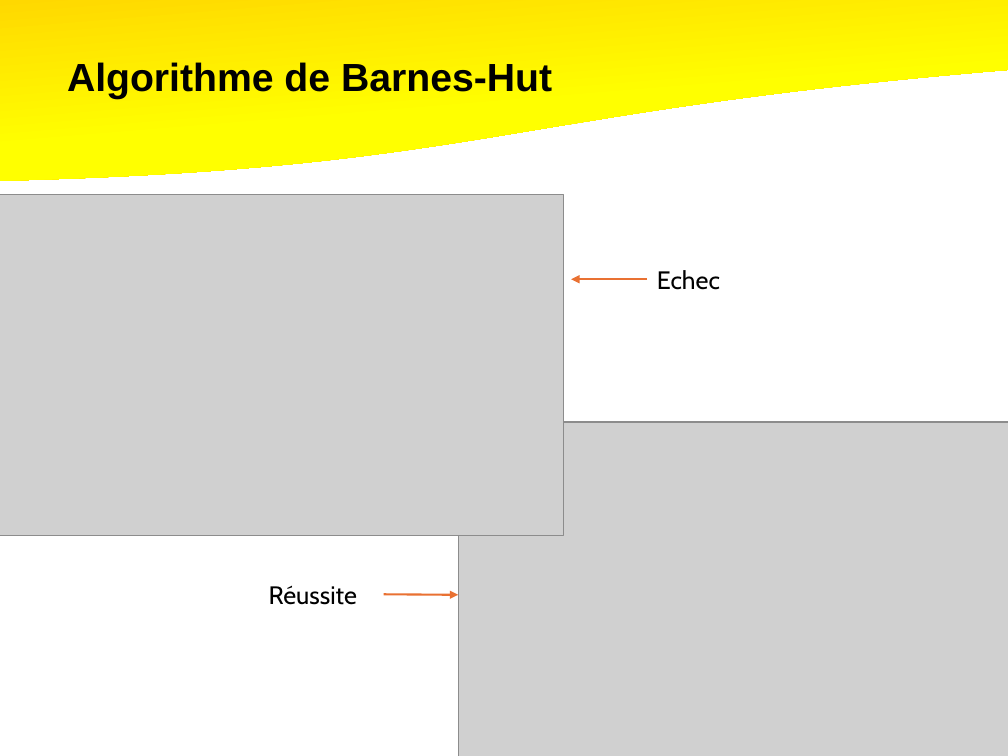
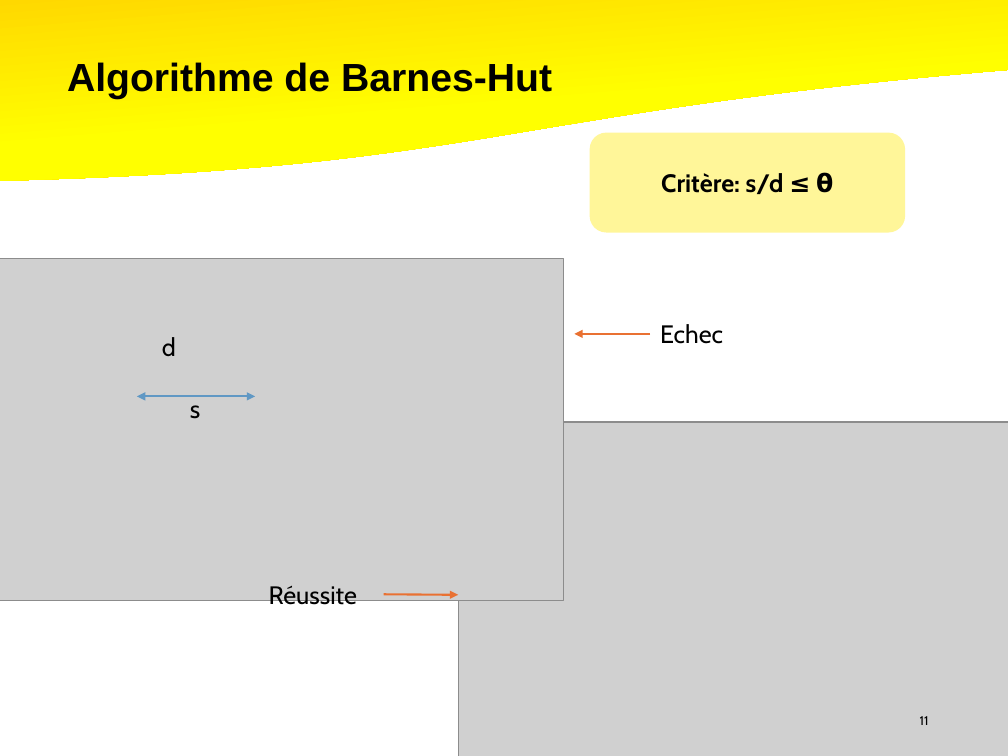
Before and after one commit to rfaucon2/TIPI_Spe, a slide deck: slide 11 of Diapo/TIPE-Spe.pptx. Drawn at 1008x756 pixels with LibreOffice and Linux fonts; fonts in the diff are those of the drawing; grey boxes stand for pictures. Boxes give left, top, right and bottom in pixels: in the first picture for what was removed or moved away, otherwise in the second. Text is boxed around its words. In the diff, an @@ line names an element or a change of style, - is before the commit and + after.

```diff
--- a/Diapo/TIPE-Spe.pptx
+++ b/Diapo/TIPE-Spe.pptx
@@ rounded rectangle added at <box>590,133,905,233</box>, fill #FFE900 at 40% opacity, 18 pt, text #000000, bold @@
+Critère: s/d ≤ θ
@@ picture: place and size @@
-picture at <box>0,195,563,536</box>
+picture at <box>0,259,563,601</box>
@@ text "Echec": place and size @@
-text "Echec" at <box>657,270,720,290</box>
+text "Echec" at <box>660,324,723,344</box>
@@ text added at <box>162,337,176,356</box>, 18 pt, text #000000 @@
+d
@@ arrow moved from (647, 279) - (572, 279) to (650, 334) - (575, 334) @@
@@ double arrow added from (137, 396) to (255, 396), #6098C4 1.5 pt @@
@@ text added at <box>190,405,200,419</box>, 18 pt, text #000000 @@
+s
@@ page number added at <box>920,716,929,725</box>, 9 pt, text #000000 @@
+11
```
Also in this commit, not shown: 20 other slides changed, 1 slide added, 1 slide removed, 4 other files.
